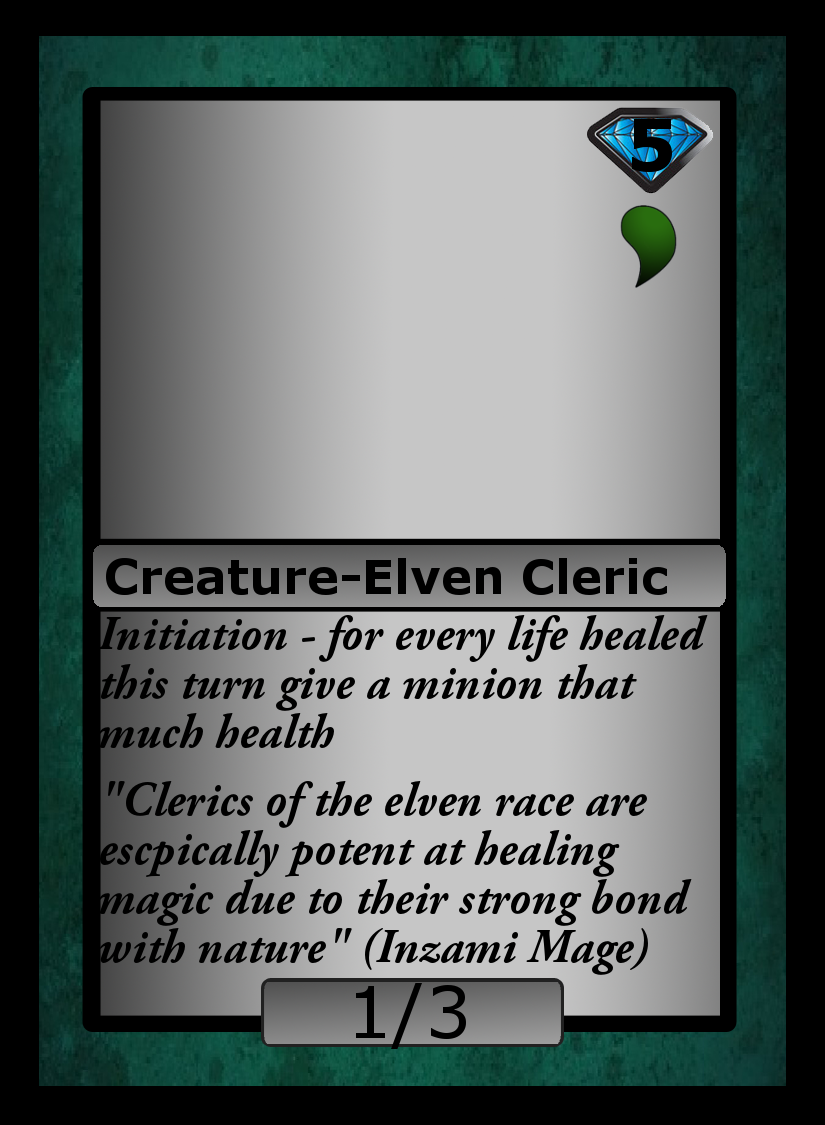
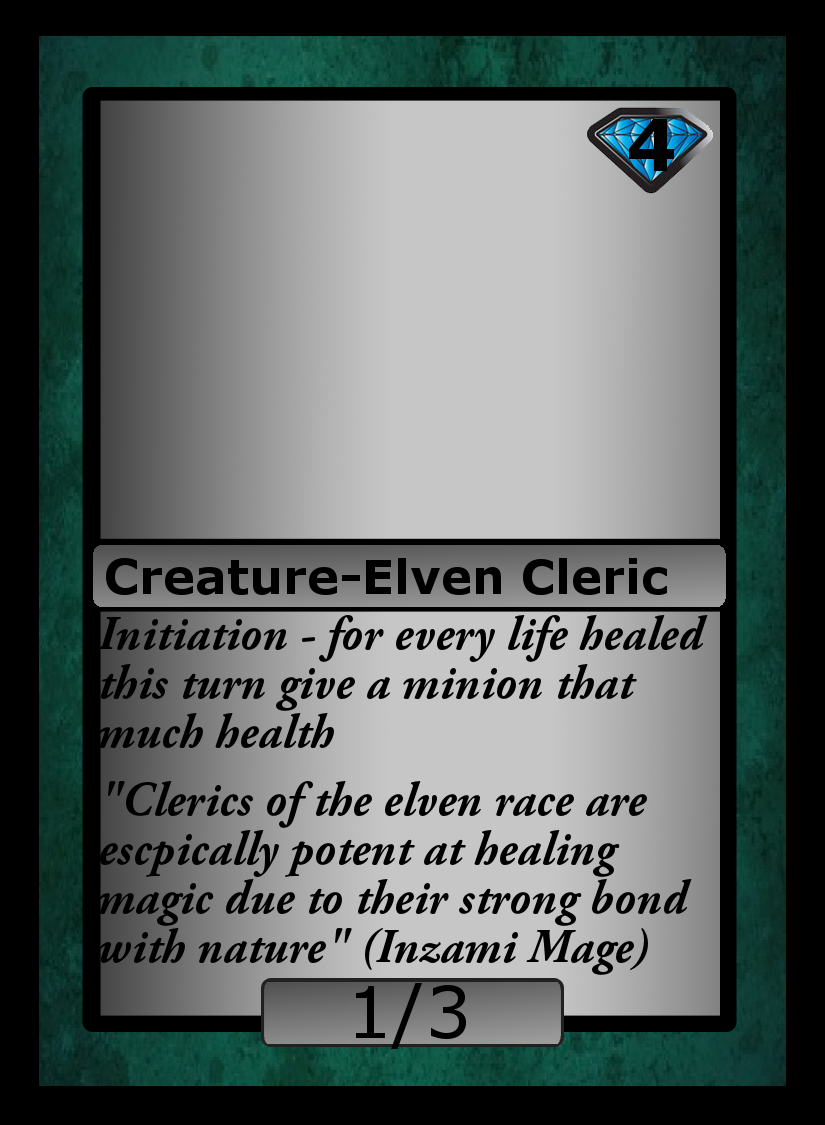
Two versions of the same layered image (825x1125). Layer-by-layer changes:
renamed "5" to "4", painted on it over [629, 119, 674, 172]
hid "NATURE_essence.png" over [620, 205, 677, 288]
